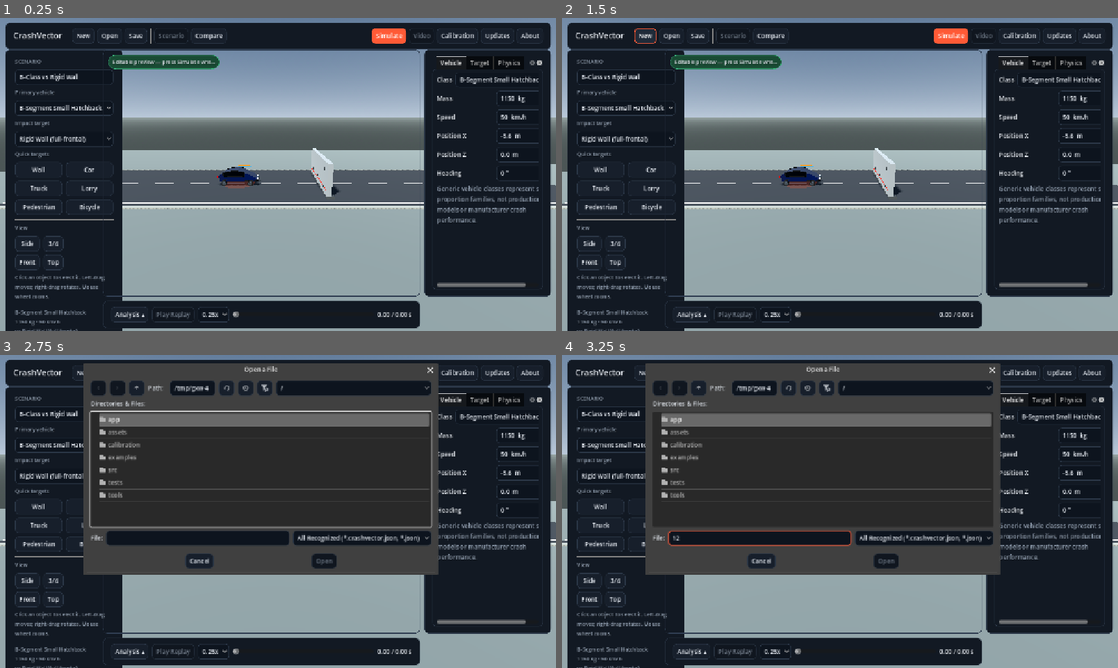
Above: before the commit, frames 1-4 (two rows, left to right).
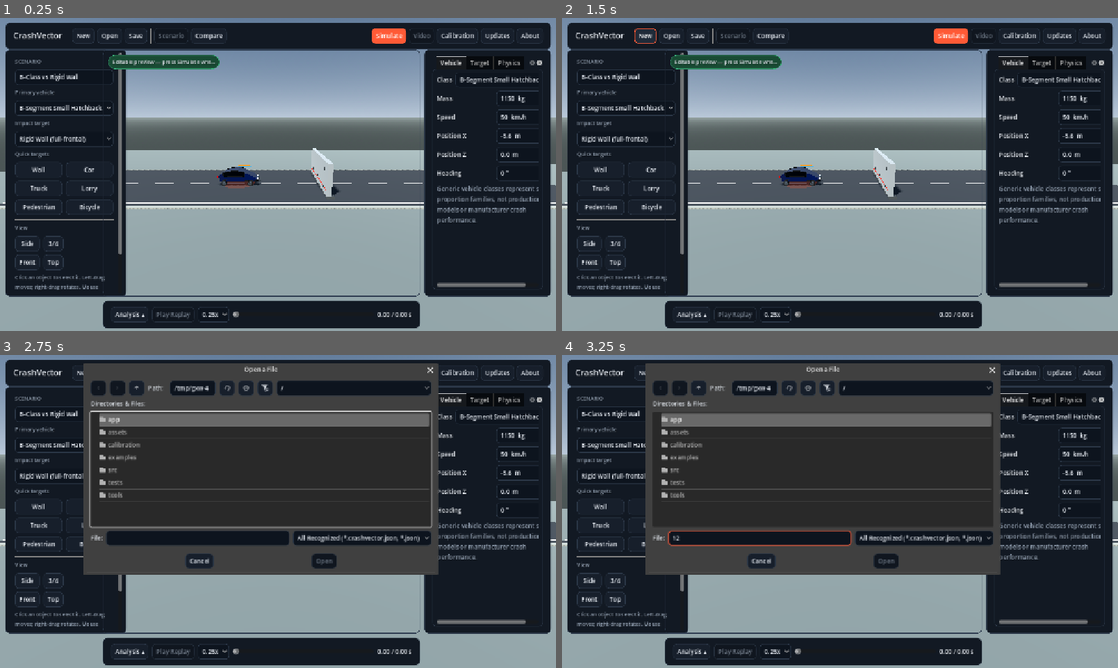
Above: after the commit, the same moments.

Repository: ArrowSK/crashvector
Game: Godot game, scene res://app/main.tscn
Same seed, same stepped clock (60 frames per second), same inputs: the game is played once before the commit and once after it.
Inputs (mouse positions are in pixels of both pictures, inside the frame that each line leads up to):
- Up to frame 1 (0.25 s): no input
- Up to frame 2 (1.5 s): click "New" at 0.5 s; click "New" at 1.25 s
- Up to frame 3 (2.75 s): click "Open" at 2 s
- Up to frame 4 (3.25 s): click (762, 539) at 2.77 s; type "12" at 2.85 s

The runs differ from the first frame. In frame 1, 3.0% of the frame differs, in the area x 1-23%, y 10-100%; in frame 2, 3.0%; in frame 3, 2.3%; in frame 4, 2.3%.

Commit message:
M10: make scenario rail scroll within supported desktop bounds

Diff:
--- a/src/demo/crash_demo_m10_release.gd
+++ b/src/demo/crash_demo_m10_release.gd
@@ -6,6 +6,39 @@
 # every M0-M9 modal in its original CanvasLayer hierarchy so saved tests,
 # updater/export/calibration code and external node references keep working.
 extends "res://src/demo/crash_demo_m10.gd"
+
+func _ready() -> void:
+	super._ready()
+	_harden_m10_scenario_rail()
+	_layout_m10()
+
+func _harden_m10_scenario_rail() -> void:
+	# At the supported 1280x720 desktop floor, long option labels and the full
+	# scenario-help stack must not dictate the outer rail's minimum dimensions.
+	# Keep every control available by scrolling the M10-owned rail instead of
+	# hiding functionality or allowing it to overlap the 3D viewport.
+	if m10_primary_option != null:
+		m10_primary_option.fit_to_longest_item = false
+	if m10_target_option != null:
+		m10_target_option.fit_to_longest_item = false
+	if m10_left_panel == null or m10_left_panel.get_child_count() == 0:
+		return
+	var existing := m10_left_panel.get_child(0)
+	if existing is ScrollContainer:
+		return
+	if not existing is Control:
+		return
+	m10_left_panel.remove_child(existing)
+	var scroll := ScrollContainer.new()
+	scroll.name = "M10ScenarioScroll"
+	scroll.horizontal_scroll_mode = ScrollContainer.SCROLL_MODE_DISABLED
+	scroll.vertical_scroll_mode = ScrollContainer.SCROLL_MODE_AUTO
+	scroll.size_flags_horizontal = Control.SIZE_EXPAND_FILL
+	scroll.size_flags_vertical = Control.SIZE_EXPAND_FILL
+	scroll.follow_focus = true
+	m10_left_panel.add_child(scroll)
+	(existing as Control).size_flags_horizontal = Control.SIZE_EXPAND_FILL
+	scroll.add_child(existing)
 
 func _adopt_legacy_panels() -> void:
 	# M10 must never move proven M0-M9 controls out of their existing ownership
